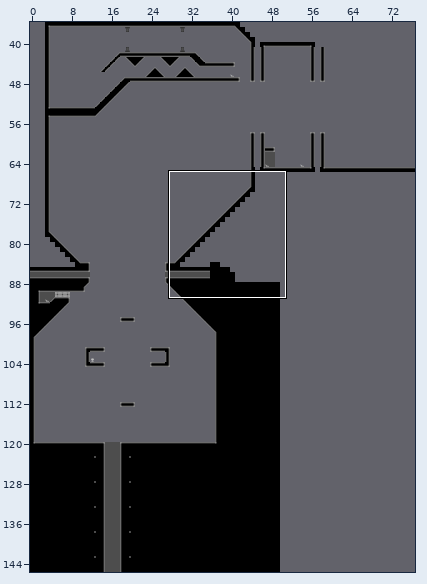
Tiled map (JSON) -- deploy/assets/maps/demo_level_7.json. Above, an overview of the earlier version with the close-up marked.
Close-up. Old version:
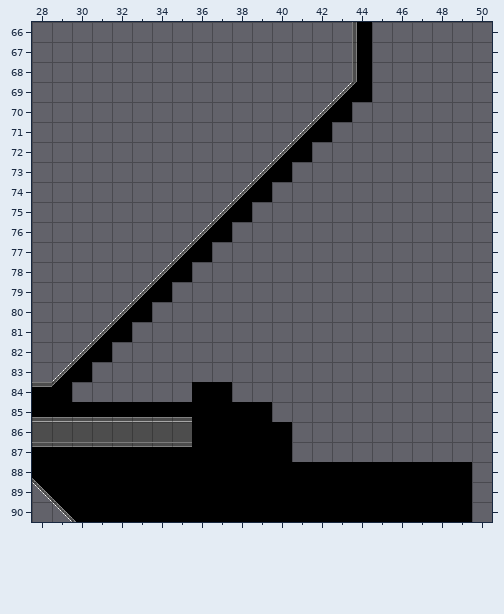
Cells are 32x32 px. Shown: x 28..50, y 66..90. The commit also changed other parts of the map, which this record leaves out.
After:
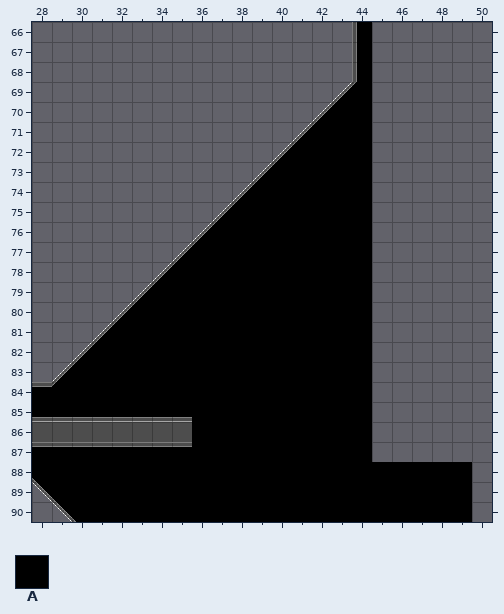
Key: from "Tiles": A 11.
_ is an empty cell.
What changed:
Layer "bg":
y 70: x 44 _ -> A
y 71: x 43..44 __ -> AA
y 72: x 42..44 ___ -> AAA
y 73: x 41..44 ____ -> AAAA
y 74: x 40..44 _____ -> AAAAA
y 75: x 39..44 ______ -> AAAAAA
y 76: x 38..44 _______ -> AAAAAAA
y 77: x 37..44 ________ -> AAAAAAAA
y 78: x 36..44 _________ -> AAAAAAAAA
y 79: x 35..44 __________ -> AAAAAAAAAA
y 80: x 34..44 ___________ -> AAAAAAAAAAA
y 81: x 33..44 ____________ -> AAAAAAAAAAAA
y 82: x 32..44 _____________ -> AAAAAAAAAAAAA
y 83: x 31..44 ______________ -> AAAAAAAAAAAAAA
y 84: x 30..35 ______ -> AAAAAA; x 38..44 _______ -> AAAAAAA
y 85: x 40..44 _____ -> AAAAA
y 86..87: x 41..44 ____ -> AAAA
Changed places in both close-ups, as pixel boxes (x1, y1, x2, y2):
added: (72, 102, 372, 462)
